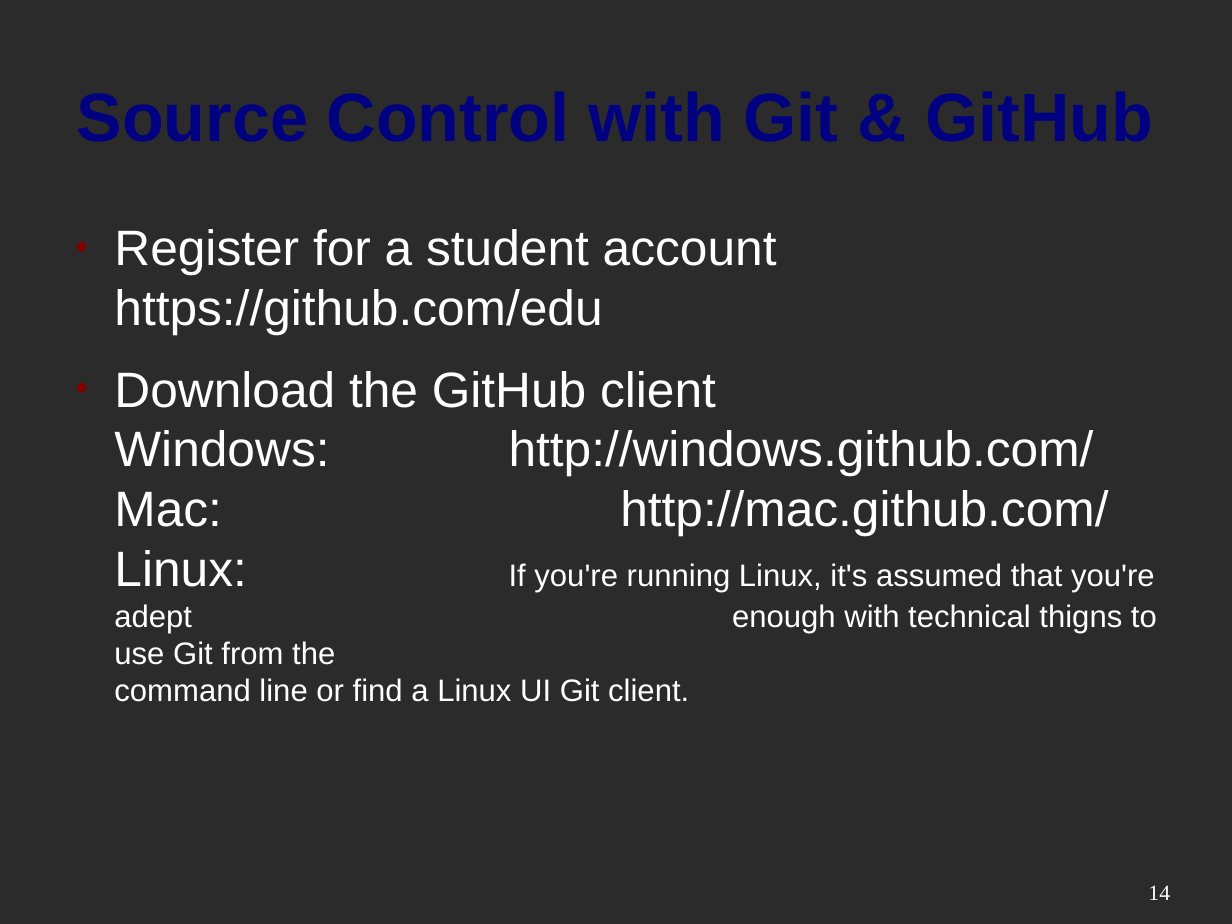
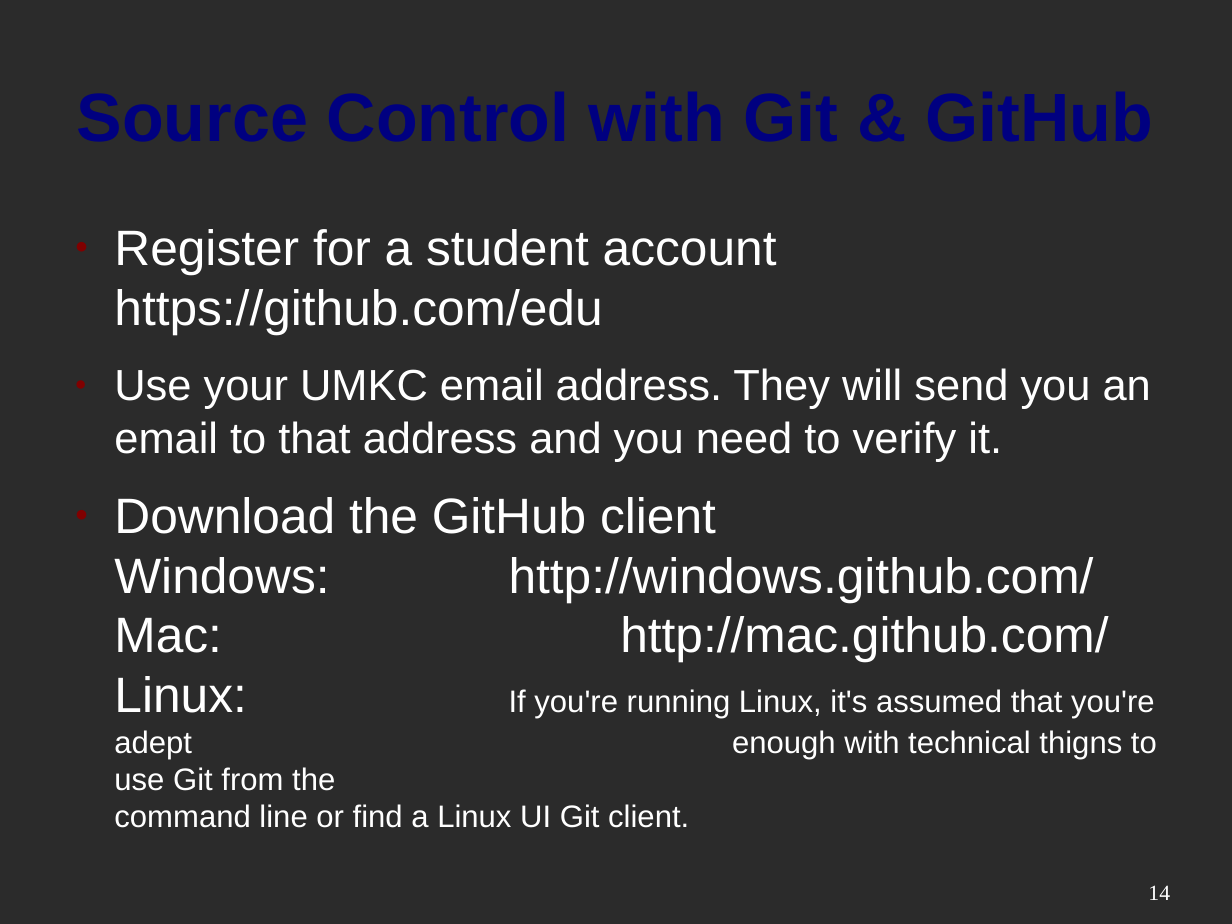
Before and after one commit to mactwist555/CPP-Course, a slide deck: slide 14 of Week 01/1 Setup - IDE and Source Control.odp. Drawn at 1232x924 pixels with LibreOffice and Linux fonts; fonts in the diff are those of the drawing; background and template pictures are left out; a plain dark background stands for a picture behind light text. Boxes give left, top, right and bottom in pixels: in the first picture for what was removed or moved away, otherwise in the second. Text is boxed around its words. In the diff, an @@ line names an element or a change of style, - is before the commit and + after.

```diff
--- a/Week 01/1 Setup - IDE and Source Control.odp
+++ b/Week 01/1 Setup - IDE and Source Control.odp
@@ text at bbox=[114, 368, 1151, 462]: paragraph added @@
+● Use your UMKC email address. They will send you an email to that address and you need to verify it.
```
Also in this commit, not shown: 5 other slides changed, 8 slides added, 2 slides removed.
